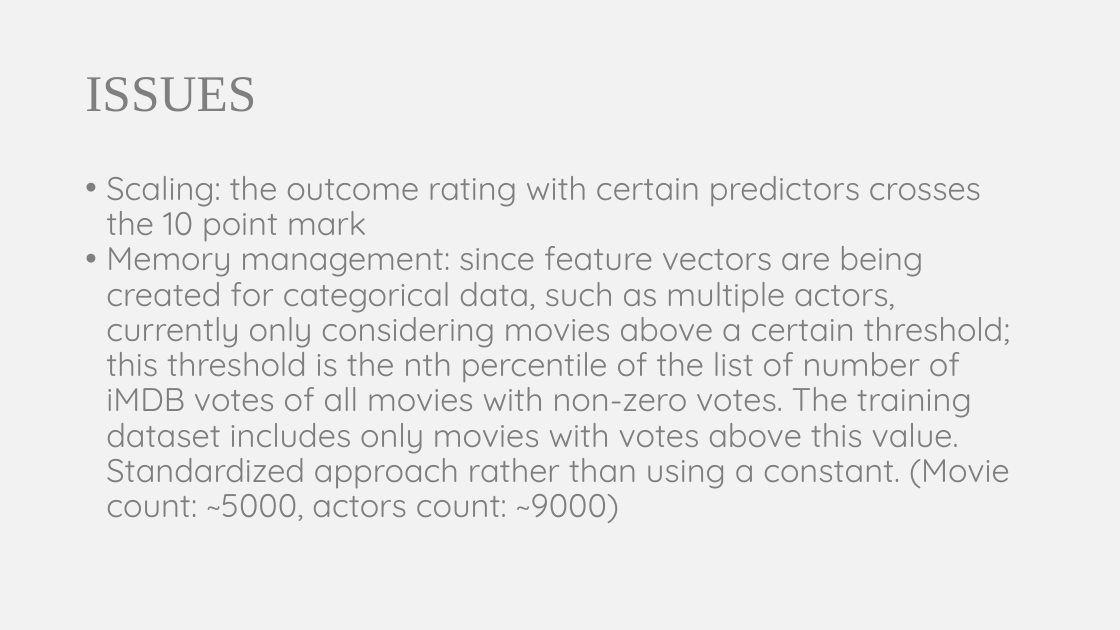
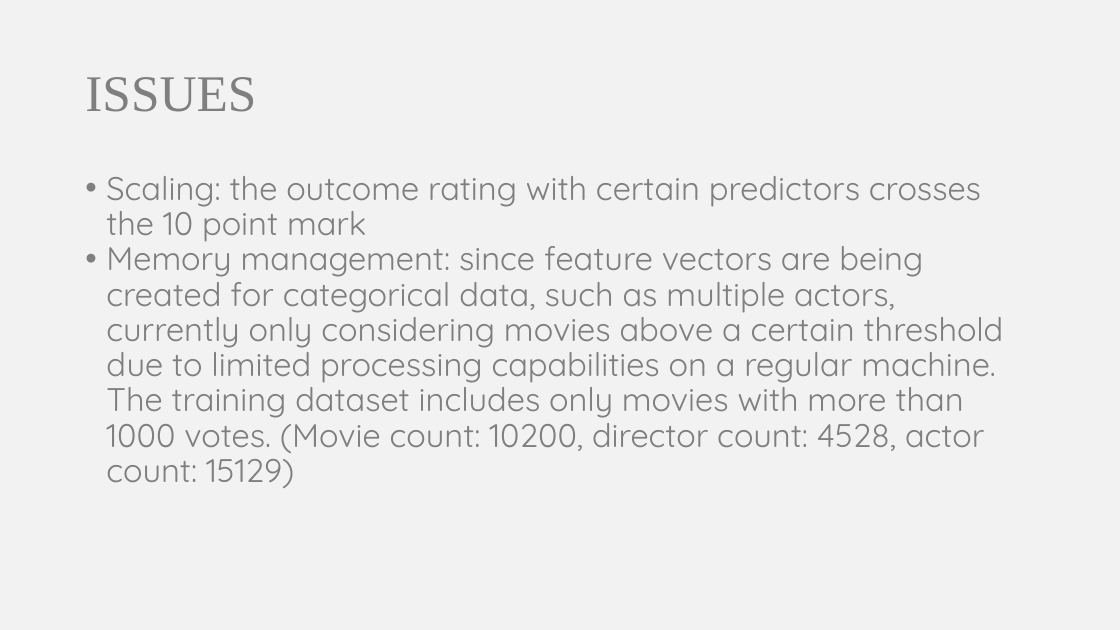
Before and after one commit to somyamohanty/Data_Dawgs, a slide deck: slide 10 of presentations/Presentation 2.pptx (slide 9 before the commit). Drawn at 1120x630 pixels with LibreOffice and Linux fonts; fonts in the diff are those of the drawing. Boxes give left, top, right and bottom in pixels: in the first picture for what was removed or moved away, otherwise in the second. Text is boxed around its words. In the diff, an @@ line names an element or a change of style, - is before the commit and + after.

```diff
--- a/presentations/Presentation 2.pptx
+++ b/presentations/Presentation 2.pptx
@@ text at [106,236,1004,488]: text changed @@
-• Memory management: since feature vectors are being created for categorical data, such as multiple actors, currently only considering movies above a certain threshold; this threshold is the nth percentile of the list of number of iMDB votes of all movies with non-zero votes. The training dataset includes only movies with votes above this value. Standardized approach rather than using a constant. (Movie count: ~5000, actors count: ~9000)
+• Memory management: since feature vectors are being created for categorical data, such as multiple actors, currently only considering movies above a certain threshold due to limited processing capabilities on a regular machine. The training dataset includes only movies with more than 1000 votes. (Movie count: 10200, director count: 4528, actor count: 15129)
```
Also in this commit, not shown: 3 other slides changed, 3 slides added, 1 other file.
